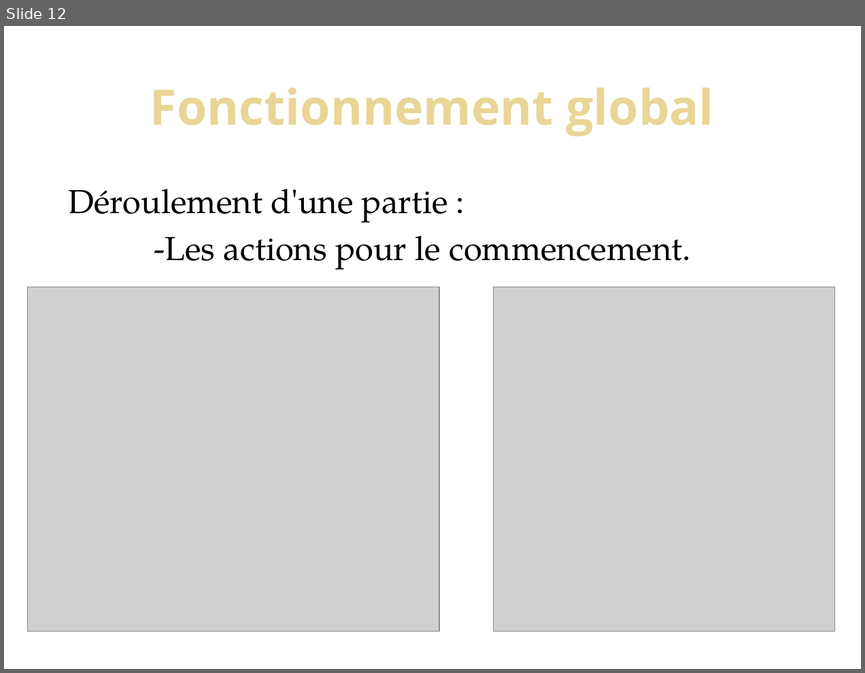
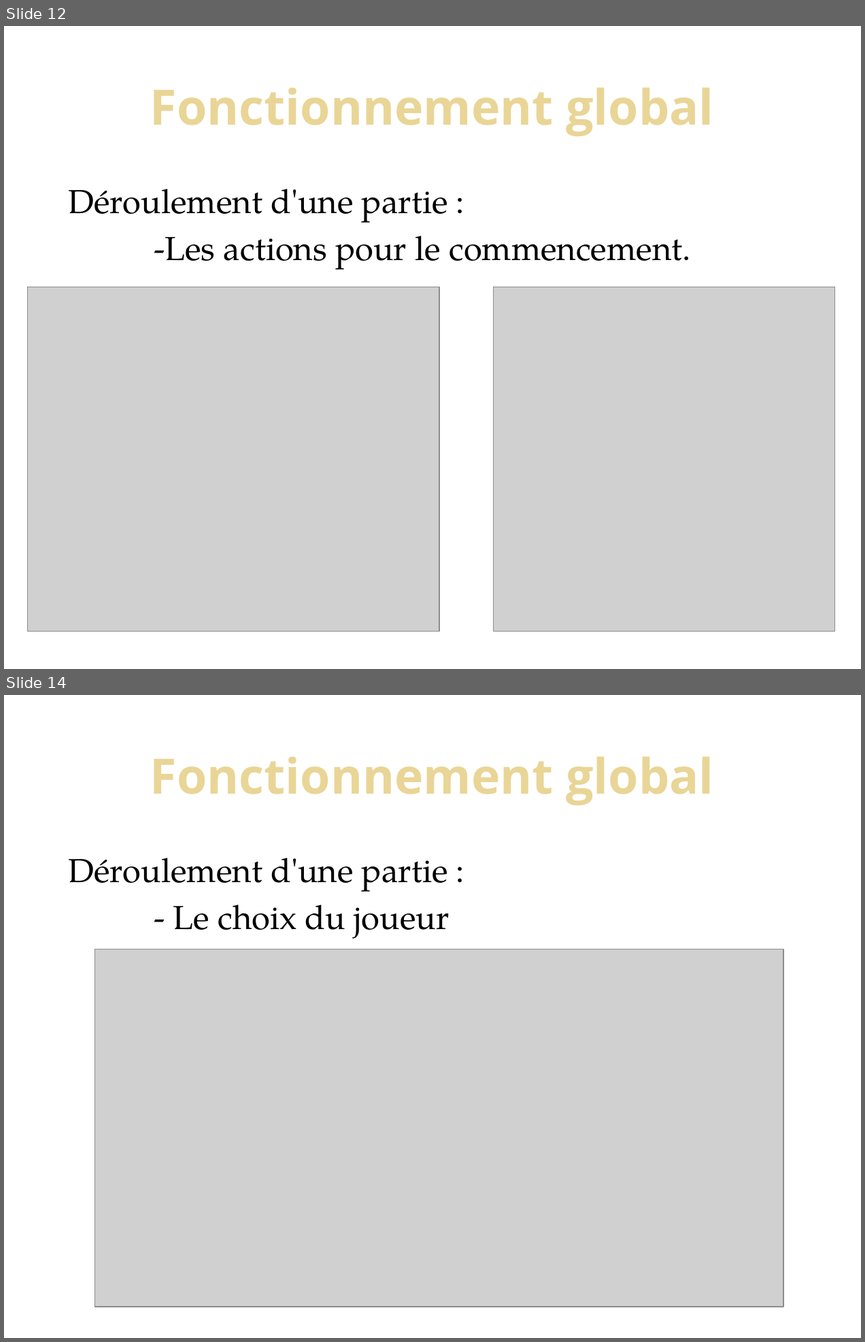
Before and after one commit to congatobu/pokergame-l3, a slide deck: Rapport/PowerPoint/ben-steve.pptx. Shown one above the other, each under a label of ours: slide 12 before the commit, slides 12 and 14 after it; the slides between them are not shown. The pictures are 865x673 and 865x1342 pixels, drawn with LibreOffice and Linux fonts; fonts in the diff are those of the drawing; grey boxes stand for pictures; background and template pictures are left out. Boxes give left, top, right and bottom in pixels: in the first picture for what was removed or moved away, otherwise in the second. Text is boxed around its words. In the diff, an @@ line names an element or a change of style, - is before the commit and + after.

```diff
--- a/Rapport/PowerPoint/ben-steve.pptx
+++ b/Rapport/PowerPoint/ben-steve.pptx
@@ slide 14 added at bbox=[4, 695, 861, 1338], background picture (left out) @@
@@ title added at bbox=[150, 756, 713, 805], 41 pt, text gradient #EAD696 to #E7D081, bold @@
+Fonctionnement global
@@ text added at bbox=[68, 858, 449, 938], 28 pt, text #000000 @@
+Déroulement d'une partie :
+- Le choix du joueur
@@ picture added at bbox=[95, 949, 783, 1306] @@
```
Also in this commit, not shown: 2 slides changed, 1 other slide added.
